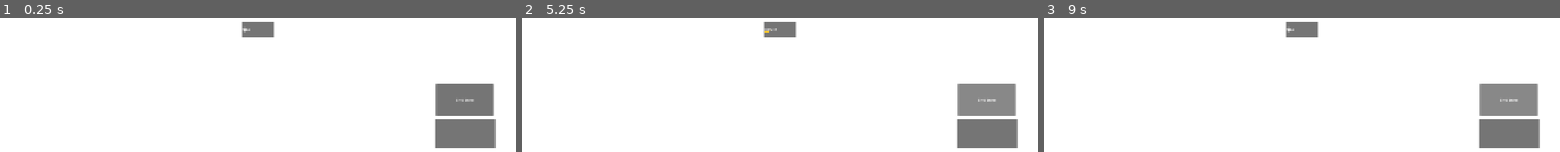
Above: before the commit, frames 1-3 (left to right).
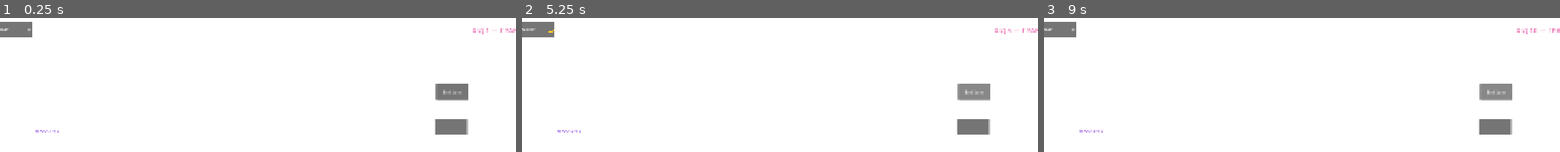
Above: after the commit, the same moments.

Repository: rubpluszz/CardGamePrototype
Game: Godot game, scene res://scenes/main/main.tscn
The game is run twice, just before and just after one commit, with the same random seed, the same clock (stepped at 60 frames per second) and the same inputs.
Inputs (mouse positions are in pixels of both pictures, inside the frame that each line leads up to; where the layout moved, square brackets give the same spot in the first picture):
- Up to frame 1 (0.25 s): no input
- Up to frame 2 (5.25 s): click "End turn" at 0.5 s; click (970, 126) [986, 133] at 1.25 s; click (970, 126) [986, 133] at 2 s; click "End turn" at 2.75 s; click (970, 126) [986, 133] at 3.5 s; click "End turn" at 4.25 s; tap Enter at 5 s
- Up to frame 3 (9 s): tap Space at 5.75, 7.25, 8.75 s; tap Enter at 6.5, 8 s

The runs differ from the first frame. In frame 1, 5.6% of the frame differs, in the area x 0-100%, y 2-98%; in frame 2, 5.6%; in frame 3, 5.6%.

Commit message:
Mana system

Diff:
--- a/scenes/main/main.tscn
+++ b/scenes/main/main.tscn
@@ -48,12 +48,13 @@
 grow_vertical = 2
 
 [node name="OpponentArea" type="Control" parent="Battlefield" unique_id=1083724663]
-layout_mode = 1
-anchors_preset = 10
-anchor_right = 1.0
+custom_minimum_size = Vector2(300, 300)
+anchors_preset = 0
+offset_right = 1920.0
 grow_horizontal = 2
 
 [node name="CenterArea" type="Control" parent="Battlefield" unique_id=1174757819]
+custom_minimum_size = Vector2(300, 300)
 layout_mode = 1
 anchors_preset = 14
 anchor_top = 0.5
@@ -65,27 +66,36 @@
 [node name="DayNightIndicator" type="PanelContainer" parent="Battlefield/CenterArea" unique_id=80530361]
 custom_minimum_size = Vector2(120, 60)
 layout_mode = 1
-anchors_preset = 8
-anchor_left = 0.5
+anchors_preset = 4
 anchor_top = 0.5
-anchor_right = 0.5
 anchor_bottom = 0.5
-offset_left = -60.0
 offset_top = -30.0
-offset_right = 60.0
+offset_right = 120.0
 offset_bottom = 30.0
-grow_horizontal = 2
 grow_vertical = 2
+scale = Vector2(0.9962951, 1)
 
 [node name="Icon" type="Label" parent="Battlefield/CenterArea/DayNightIndicator" unique_id=977497744]
 layout_mode = 2
+size_flags_horizontal = 8
 theme_override_font_sizes/font_size = 24
 
 [node name="TimeLabel" type="Label" parent="Battlefield/CenterArea/DayNightIndicator" unique_id=726460979]
 layout_mode = 2
+size_flags_horizontal = 0
 text = "DAY"
 
+[node name="TurnIndicator" type="Label" parent="Battlefield/CenterArea" unique_id=296298523]
+layout_mode = 0
+offset_left = 1757.0
+offset_top = 135.0
+offset_right = 1797.0
+offset_bottom = 171.0
+theme_override_colors/font_color = Color(0.9191581, 0.43499887, 0.6995268, 1)
+theme_override_font_sizes/font_size = 26
+
 [node name="PlayerArea" type="Control" parent="Battlefield" unique_id=1774836110]
+custom_minimum_size = Vector2(300, 300)
 layout_mode = 1
 anchors_preset = 12
 anchor_top = 1.0
@@ -93,6 +103,14 @@
 anchor_bottom = 1.0
 grow_horizontal = 2
 grow_vertical = 0
+
+[node name="ManaLabel" type="Label" parent="Battlefield/PlayerArea" unique_id=719892925]
+layout_mode = 0
+offset_left = 132.0
+offset_top = 125.0
+offset_right = 172.0
+offset_bottom = 148.0
+theme_override_colors/font_color = Color(0.44415447, 0.12475517, 0.8705251, 1)
 
 [node name="UI" type="Control" parent="." unique_id=1545753448]
 layout_mode = 1
@@ -106,23 +124,24 @@
 layout_mode = 0
 offset_left = 1619.0
 offset_top = 872.0
-offset_right = 1843.0
-offset_bottom = 983.0
+offset_right = 1739.0
+offset_bottom = 932.0
 
 [node name="EndTurnButton" type="Button" parent="UI" unique_id=1305042371]
 layout_mode = 0
 offset_left = 1623.0
 offset_top = 742.0
-offset_right = 1837.0
-offset_bottom = 861.0
+offset_right = 1743.0
+offset_bottom = 802.0
 text = "End turn"
 
 [node name="GameInfo" type="Label" parent="UI" unique_id=381431067]
 layout_mode = 1
-anchors_preset = -1
-anchor_right = 1.0
-anchor_bottom = 1.0
-offset_left = -4.0
-offset_top = 416.0
-offset_right = 103.0
-offset_bottom = 429.0
+anchors_preset = 5
+anchor_left = 0.5
+anchor_right = 0.5
+offset_left = 784.0
+offset_top = -1114.0
+offset_right = 785.0
+offset_bottom = -1091.0
+grow_horizontal = 2
--- a/scenes/ui/main.gd
+++ b/scenes/ui/main.gd
@@ -4,28 +4,37 @@
 
 @onready var end_turn_button: Button = $UI/EndTurnButton
 
-@onready var day_icon: Label = \
-	$Battlefield/CenterArea/DayNightIndicator/Icon
+@onready var day_icon: Label = $Battlefield/CenterArea/DayNightIndicator/Icon
 
-@onready var time_label: Label = \
-	$Battlefield/CenterArea/DayNightIndicator/TimeLabel
+@onready var time_label: Label = $Battlefield/CenterArea/DayNightIndicator/TimeLabel
 
+@onready var turn_indicator: Label = $Battlefield/CenterArea/TurnIndicator
+
+@onready var mana_label: Label = $Battlefield/PlayerArea/ManaLabel
 
 func _ready() -> void:
+	end_turn_button.pressed.connect(game_manager.end_turn)
 
-	end_turn_button.pressed.connect(
-		game_manager.end_turn
+	game_manager.time_of_day_changed.connect(update_time_indicator)
+	game_manager.turn_started.connect(update_turn_indicator)
+	game_manager.mana_changed.connect(update_mana_indicator)
+
+	# Початкове оновлення індикаторів
+	var state = game_manager.game_state
+	var active_player = state.players[state.active_player]
+
+	update_turn_indicator(
+		state.current_turn,
+		state.active_player
 	)
 
-	game_manager.time_of_day_changed.connect(
-		update_time_indicator
+	update_mana_indicator(
+		state.active_player,
+		active_player.current_mana,
+		active_player.max_mana
 	)
 
-	# Встановлюємо початковий стан
-	update_time_indicator(
-		game_manager.game_state.time_of_day
-	)
-
+	update_time_indicator(state.time_of_day)
 
 func update_time_indicator(new_time: int) -> void:
 
@@ -36,3 +45,20 @@
 	else:
 		day_icon.text = "🌙"
 		time_label.text = "NIGHT"
+
+func update_turn_indicator(
+	turn_number: int,
+	player_index: int
+) -> void:
+	turn_indicator.text = "ХІД %d — ГРАВЕЦЬ %d" % [
+		turn_number,
+		player_index + 1
+	]
+
+
+func update_mana_indicator(
+	player_index: int,
+	current: int,
+	maximum: int
+) -> void:
+	mana_label.text = "МАНА %d/%d" % [current, maximum]
--- a/scripts/core/GameManager.gd
+++ b/scripts/core/GameManager.gd
@@ -4,13 +4,17 @@
 
 @onready var turn_manager: TurnManager = $TurnManager
 
+signal turn_started(turn_number: int, player_index: int)
+
+signal mana_changed(player_index: int, current: int, maximum: int)
+
 var game_state: GameState
 
 
 func _ready() -> void:
-	turn_manager.time_of_day_changed.connect(
-		_on_time_of_day_changed
-	)
+	turn_manager.time_of_day_changed.connect(_on_time_of_day_changed)
+	turn_manager.turn_started.connect(_on_turn_started)
+	turn_manager.mana_changed.connect(_on_mana_changed)
 
 	start_new_game()
 
@@ -41,3 +45,14 @@
 		print("Time changed: DAY")
 	else:
 		print("Time changed: NIGHT")
+
+func _on_turn_started(turn_number: int, player_index: int) -> void:
+	turn_started.emit(turn_number, player_index)
+
+
+func _on_mana_changed(
+	player_index: int,
+	current: int,
+	maximum: int
+) -> void:
+	mana_changed.emit(player_index, current, maximum)
--- a/scripts/core/TurnManager.gd
+++ b/scripts/core/TurnManager.gd
@@ -6,6 +6,10 @@
 
 signal time_of_day_changed(new_time: int)
 
+signal mana_changed(player_index: int, current: int, maximum: int)
+
+var mana_system: ManaSystem = ManaSystem.new()
+
 var game_state: GameState
 
 var day_night_system: DayNightSystem = DayNightSystem.new()
@@ -13,16 +17,32 @@
 
 func start_game(state: GameState) -> void:
 	game_state = state
-
 	game_state.current_turn = 1
 	game_state.active_player = 0
 	game_state.time_of_day = GameState.TimeOfDay.DAY
+
+	for player in game_state.players:
+		mana_system.initialize_player(player)
+
+	_start_active_turn()
+
+func _start_active_turn() -> void:
+	var player = game_state.players[game_state.active_player]
+
+	# Перший глобальний хід — початкова мана вже встановлена.
+	if game_state.current_turn > 1:
+		mana_system.start_turn(player)
+
+	mana_changed.emit(
+		game_state.active_player,
+		player.current_mana,
+		player.max_mana
+	)
 
 	turn_started.emit(
 		game_state.current_turn,
 		game_state.active_player
 	)
-
 
 func end_turn() -> void:
 	if game_state == null:
@@ -52,7 +72,21 @@
 
 		time_of_day_changed.emit(game_state.time_of_day)
 
-	turn_started.emit(
-		game_state.current_turn,
-		game_state.active_player
+	_start_active_turn()
+
+func spend_current_player_mana(cost: int) -> bool:
+	if game_state == null or game_state.is_game_over:
+		return false
+
+	var player = game_state.players[game_state.active_player]
+
+	if not mana_system.spend_mana(player, cost):
+		return false
+
+	mana_changed.emit(
+		game_state.active_player,
+		player.current_mana,
+		player.max_mana
 	)
+
+	return true
--- a/scripts/enitities/PlayerState.gd
+++ b/scripts/enitities/PlayerState.gd
@@ -4,8 +4,11 @@
 var health: int = 20
 var max_health: int = 20
 
-var mana: int = 0
-var max_mana: int = 0
+var max_mana: int = 10
+var current_mana: int = 1
+var mana_per_turn: int = 1
+
+var turns_started: int = 0
 
 var hand: Array = []
 var deck: Array = []
--- /dev/null
+++ b/scripts/systems/mana_system.gd
@@ -0,0 +1,25 @@
+class_name ManaSystem
+extends RefCounted
+
+
+func initialize_player(player: PlayerState) -> void:
+	player.current_mana = 1
+
+
+func start_turn(player: PlayerState) -> void:
+	player.current_mana = min(
+		player.current_mana + player.mana_per_turn,
+		player.max_mana
+	)
+
+
+func can_afford(player: PlayerState, cost: int) -> bool:
+	return cost >= 0 and player.current_mana >= cost
+
+
+func spend_mana(player: PlayerState, cost: int) -> bool:
+	if not can_afford(player, cost):
+		return false
+
+	player.current_mana -= cost
+	return true
Not shown, added: scripts/systems/mana_system.gd.uid
